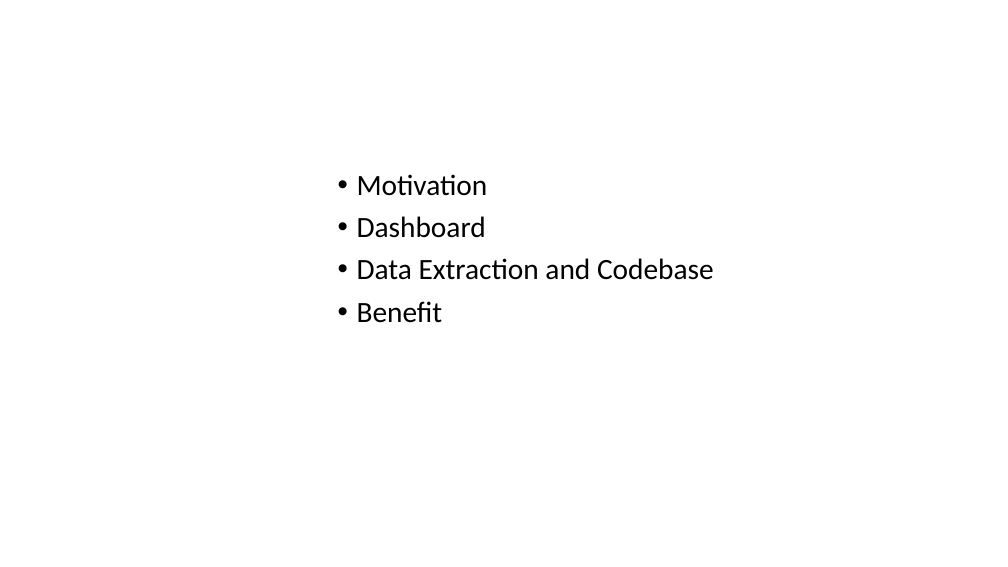
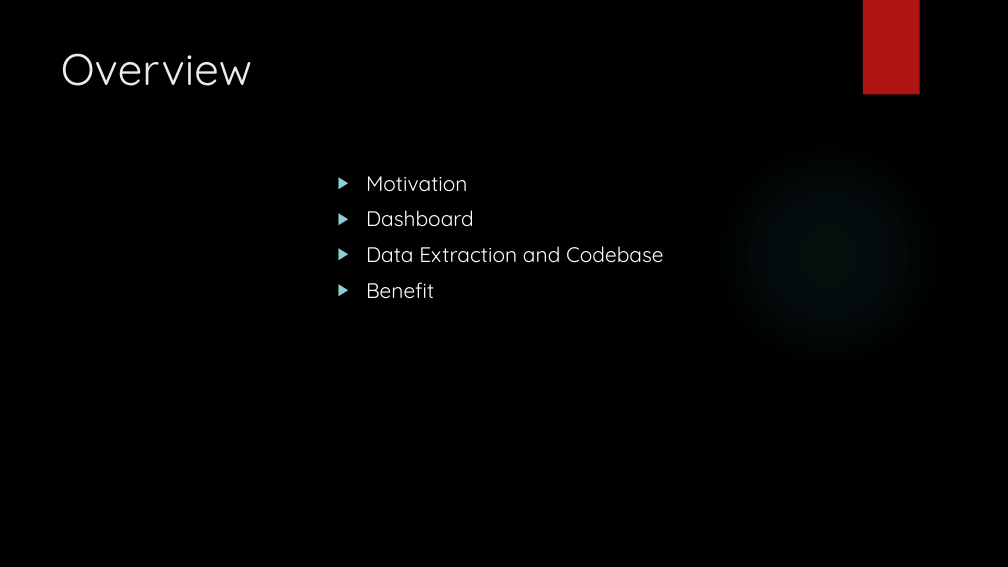
Before and after one commit to srhardin/cs599, a slide deck: slide 2 of Project7.pptx. Drawn at 1008x567 pixels with LibreOffice and Linux fonts; fonts in the diff are those of the drawing; background and template pictures are left out. Boxes give left, top, right and bottom in pixels: in the first picture for what was removed or moved away, otherwise in the second. Text is boxed around its words. In the diff, an @@ line names an element or a change of style, - is before the commit and + after.

```diff
--- a/Project7.pptx
+++ b/Project7.pptx
@@ background #FFFFFF to picture (left out) @@
@@ rectangle added at [863, 0, 920, 95], fill #B01513 @@
@@ title added at [61, 53, 252, 86], 42 pt, text #EBEBEB @@
+Overview
@@ ellipse added at [712, 138, 944, 371], fill gradient #50B9C1 @@
@@ text "Motivation" at [366, 176, 663, 298]: size 28 to 20 pt, font Calibri to Quicksand, text colour #000000 to #FFFFFF; bullet • to ▶; line spacing 0.9 to 1 @@
```
Also in this commit, not shown: 3 other slides changed, 5 slides added, 4 slides removed.
